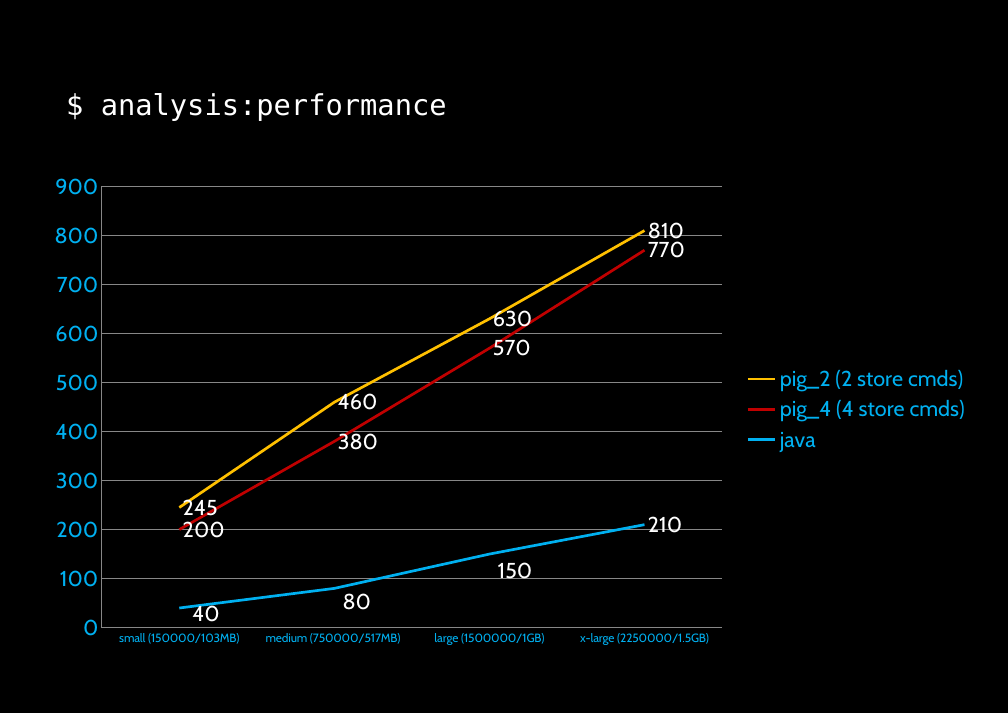
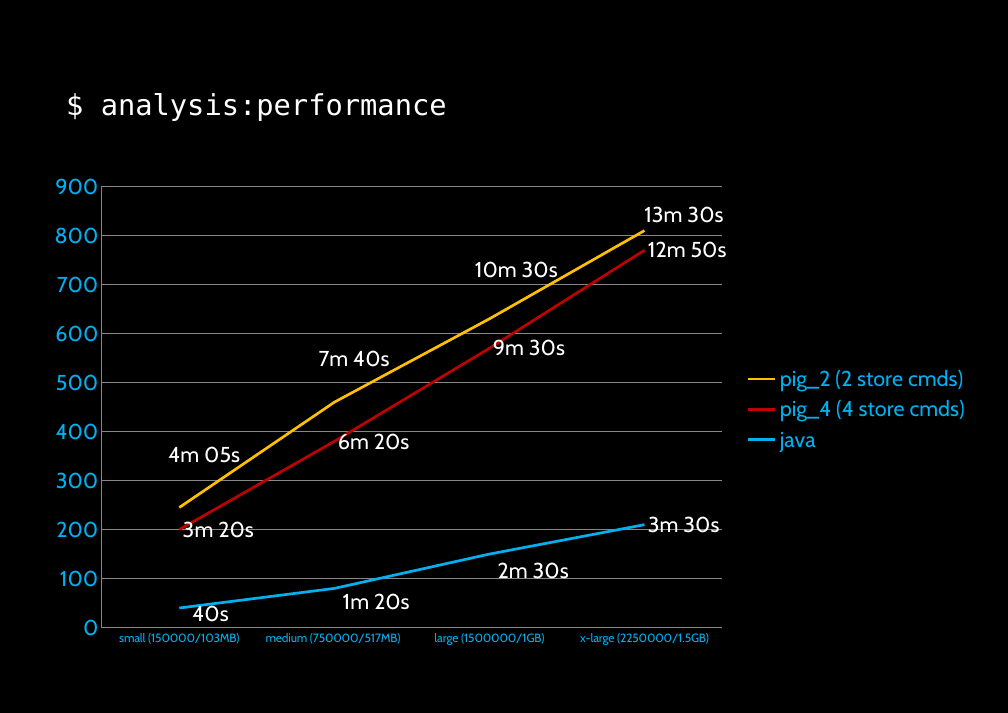
Before and after one commit to dzamurovic/coding-serbia-2014, a slide deck: slide 37 of coding-serbia.pptx (slide 11 before the commit). Drawn at 1008x713 pixels with LibreOffice and Linux fonts; fonts in the diff are those of the drawing. Boxes give left, top, right and bottom in pixels: in the first picture for what was removed or moved away, otherwise in the second. Text is boxed around its words. In the diff, an @@ line names an element or a change of style, - is before the commit and + after.

```diff
--- a/coding-serbia.pptx
+++ b/coding-serbia.pptx
@@ line chart at [35,164,980,655] @@
@@ data labels of pig_2 (2 store cmds) changed @@
@@ data labels of pig_4 (4 store cmds) changed @@
@@ data labels of java changed @@
```
Also in this commit, not shown: 3 other slides changed, 29 slides added, 1 other file.
